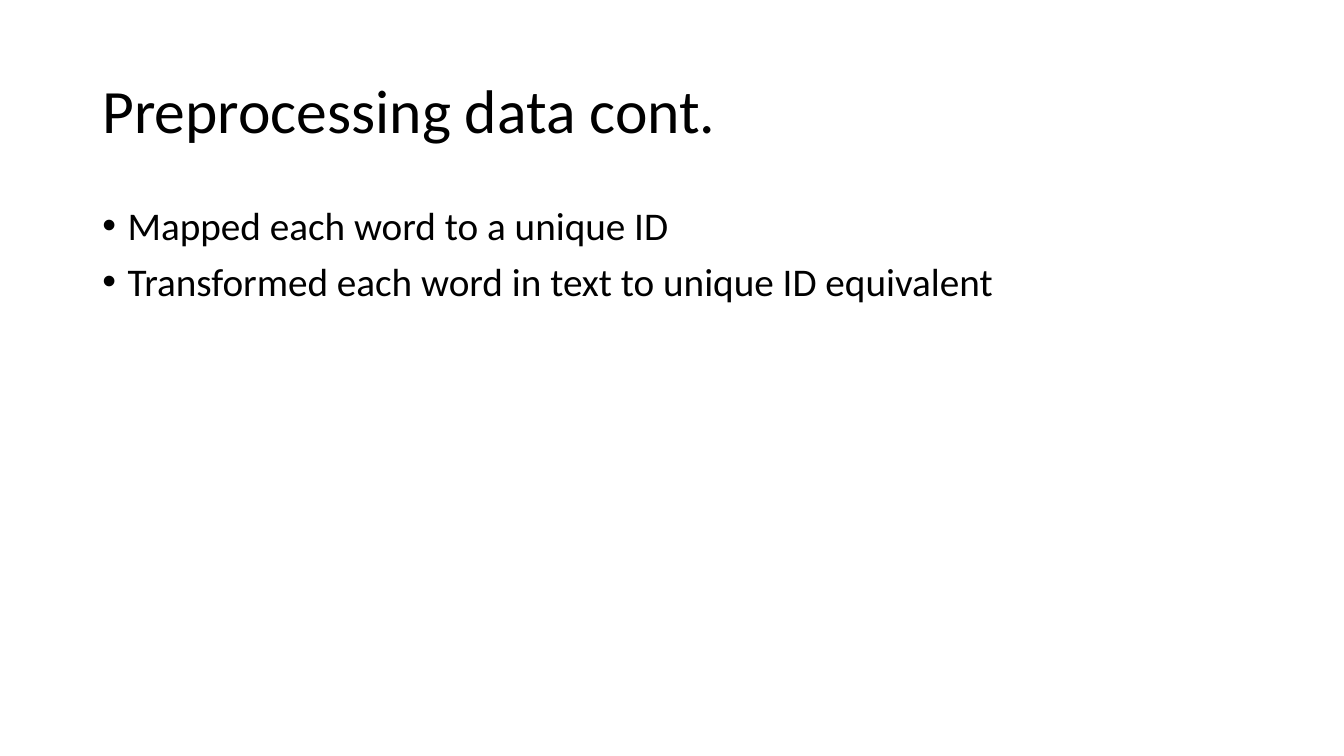
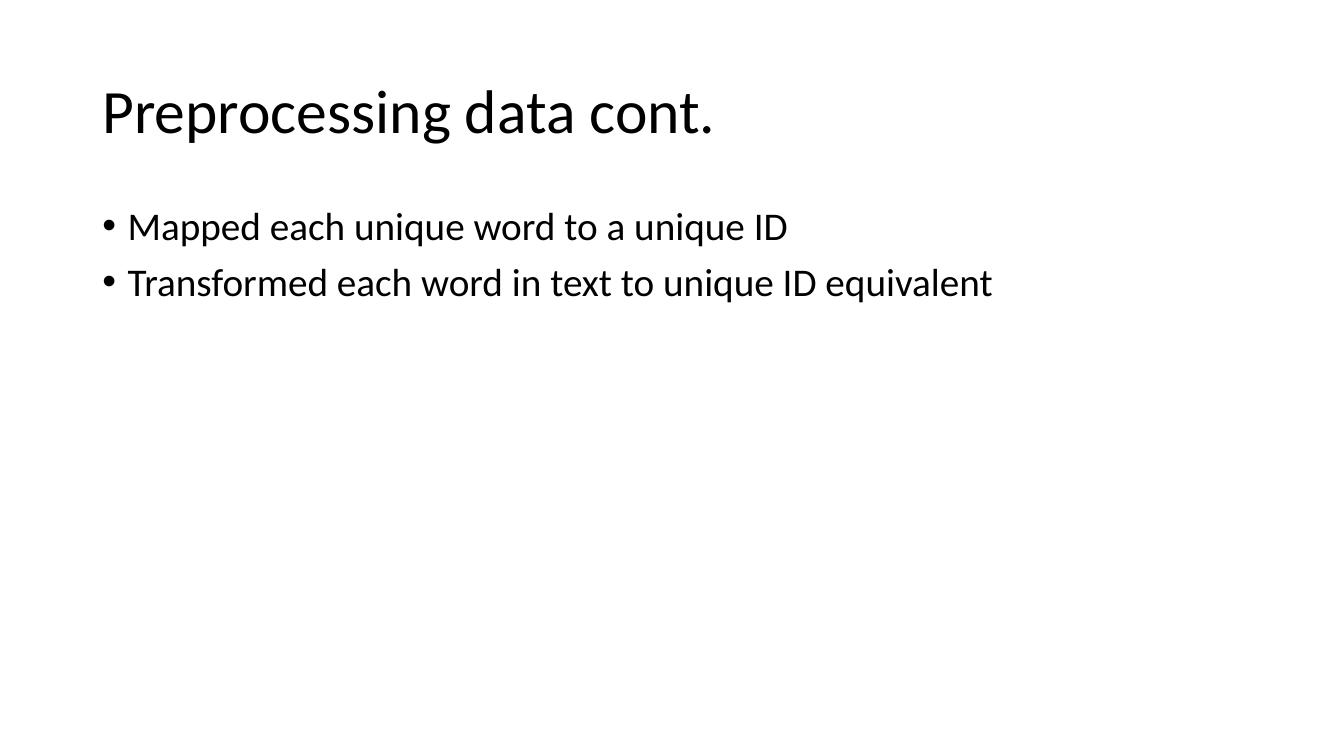
Before and after one commit to rwickman/Word-Suggestion, a slide deck: slide 5 of slides/Word Suggestion Slides.pptx. Drawn at 1344x756 pixels with LibreOffice and Linux fonts; fonts in the diff are those of the drawing. Boxes give left, top, right and bottom in pixels: in the first picture for what was removed or moved away, otherwise in the second. Text is boxed around its words. In the diff, an @@ line names an element or a change of style, - is before the commit and + after.

```diff
--- a/slides/Word Suggestion Slides.pptx
+++ b/slides/Word Suggestion Slides.pptx
@@ text at [128, 212, 788, 247]: text changed @@
-• Mapped each word to a unique ID
+• Mapped each unique word to a unique ID
```
Also in this commit, not shown: 11 other slides changed, 1 other file.
